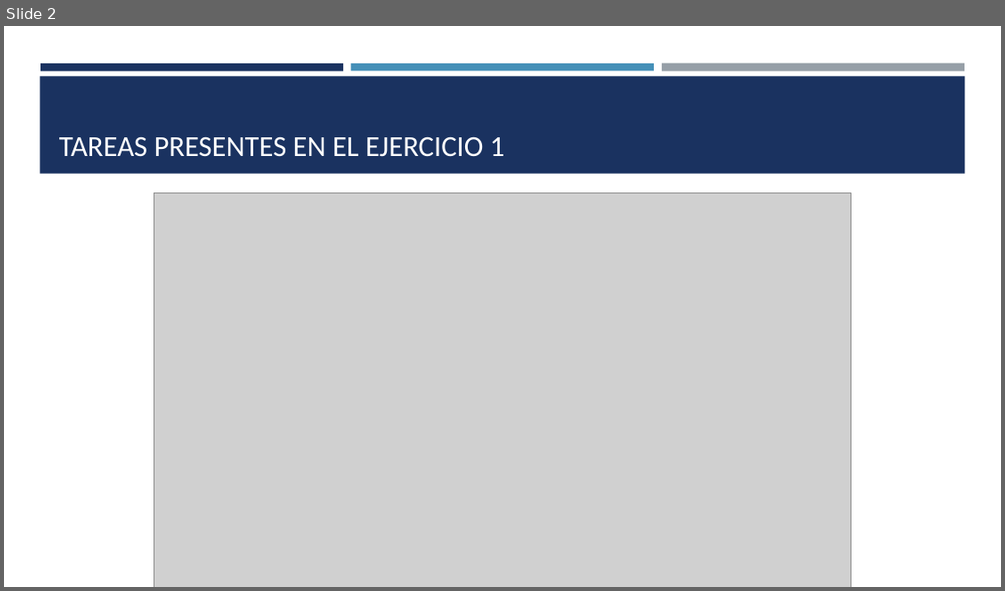
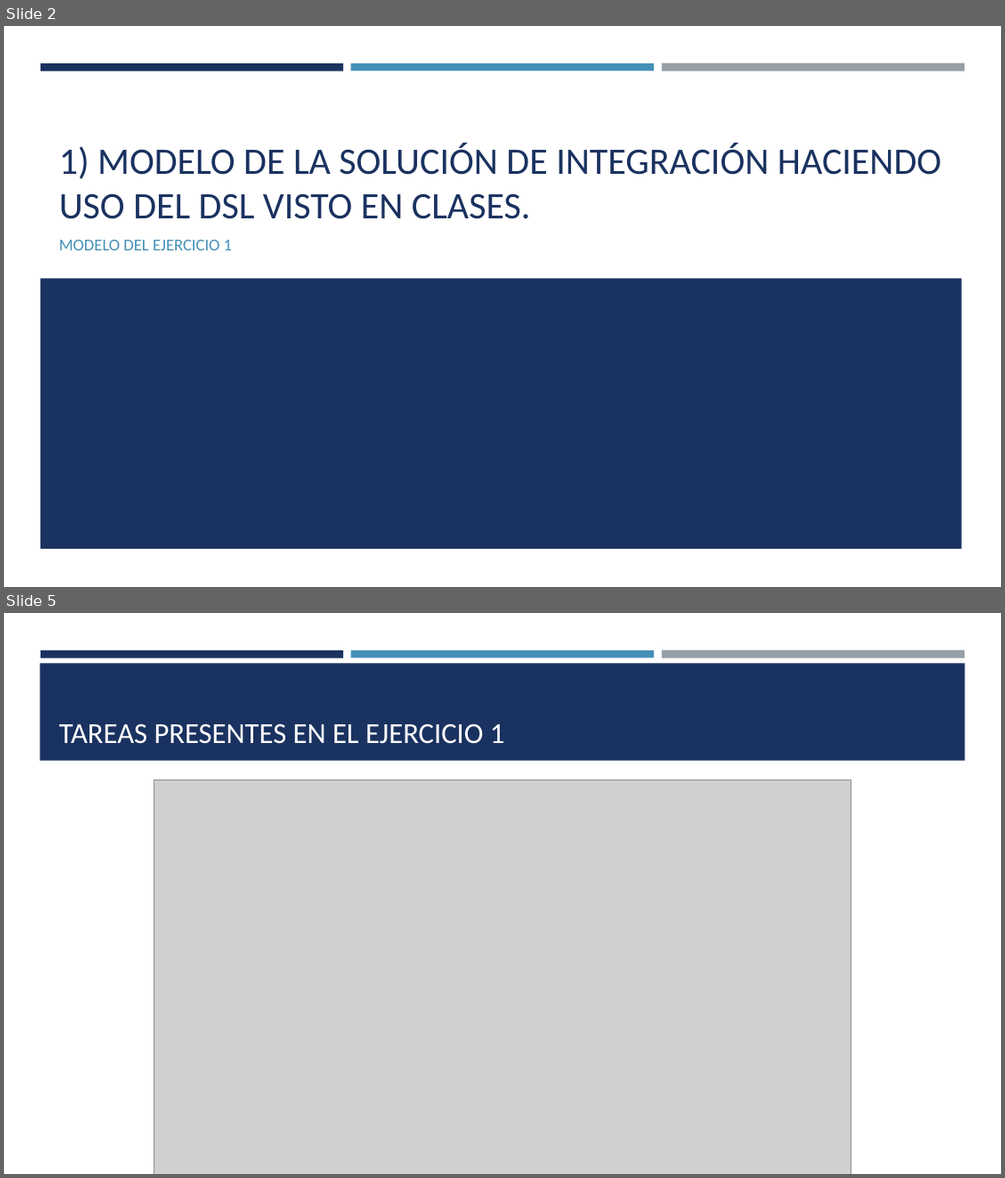
Before and after one commit to SaulRC1/Integracion-de-la-informacion-y-aplicaciones, a slide deck: Ejercicio 1 - IIA/Ejercicio 1 IIA.pptx. Shown one above the other, each under a label of ours: slide 2 before the commit, slides 2 and 5 after it; the slides between them are not shown. The pictures are 1005x591 and 1005x1178 pixels, drawn with LibreOffice and Linux fonts; fonts in the diff are those of the drawing; grey boxes stand for pictures. Boxes give left, top, right and bottom in pixels: in the first picture for what was removed or moved away, otherwise in the second. Text is boxed around its words. In the diff, an @@ line names an element or a change of style, - is before the commit and + after.

Commit message:
Apartados 1 y 4 del Ejercicio 1

```diff
--- a/Ejercicio 1 - IIA/Ejercicio 1 IIA.pptx
+++ b/Ejercicio 1 - IIA/Ejercicio 1 IIA.pptx
@@ slide 2 added at (x1=4, y1=26, x2=1001, y2=587), background #FFFFFF; not listed: 3 template elements that a slide beside it also shows @@
@@ title added at (x1=59, y1=143, x2=941, y2=219), 36 pt, text #1A3260 @@
+1) MODELO DE LA SOLUCIÓN DE INTEGRACIÓN HACIENDO USO DEL DSL VISTO EN CLASES.
@@ subtitle added at (x1=59, y1=240, x2=232, y2=250), 16 pt, text #4590B8 @@
+MODELO DEL EJERCICIO 1
@@ rectangle added at (x1=40, y1=278, x2=962, y2=548), fill #1A3260 @@
@@ what was slide 2 is now slide 5 @@
```
Also in this commit, not shown: 1 slide changed, 4 other slides added, 2 other files.
